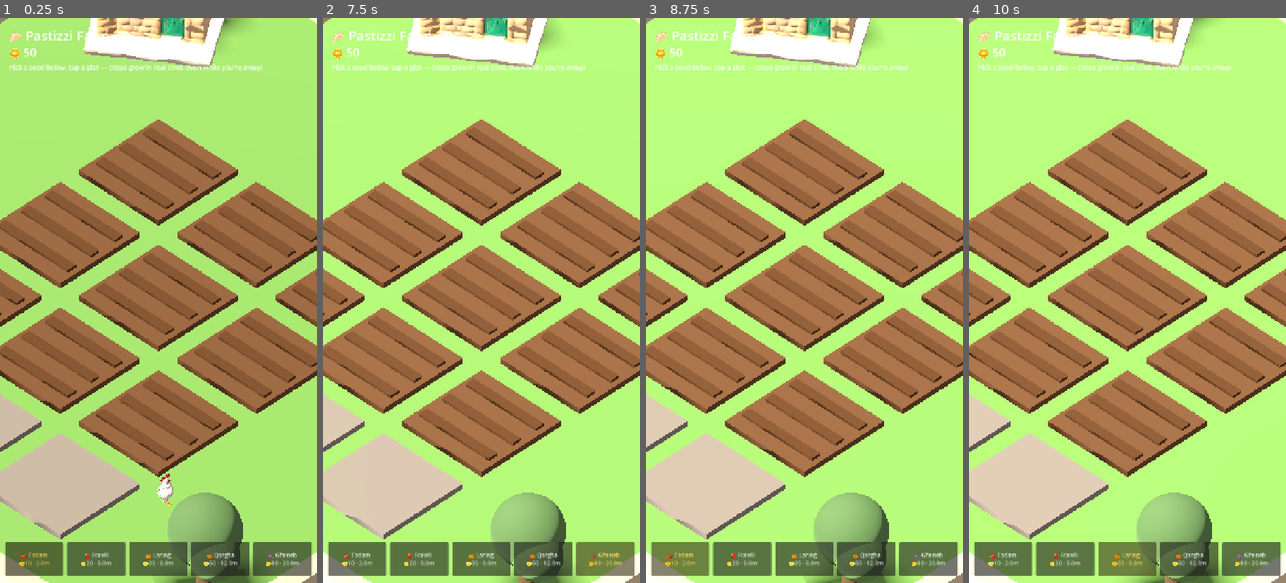
Above: before the commit, frames 1-4 (left to right).
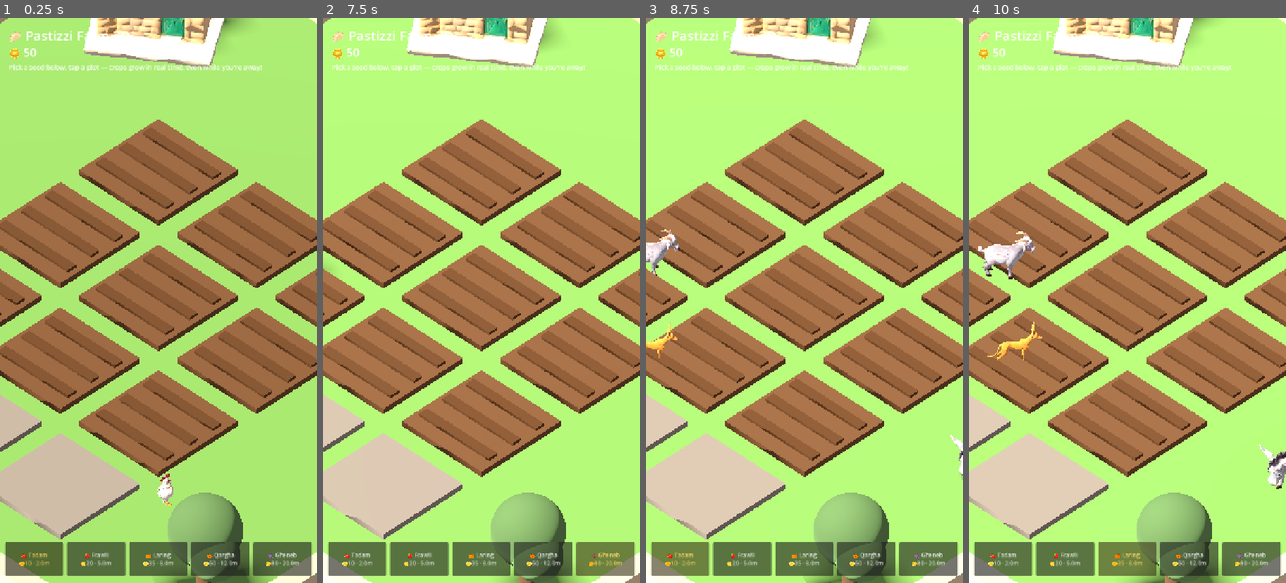
Above: after the commit, the same moments.

Repository: terencecamilleripesci/PastizziFarm3D
Game: Godot game, scene res://farm.tscn
Same seed, same stepped clock (60 frames per second), same inputs: the game is played once before the commit and once after it.
Inputs:
- Up to frame 1 (0.25 s): no input
- Up to frame 2 (7.5 s): click "🍅 Tadam 🪙10 · 2.0m" at 0.5 s; click "🍓 Frawli 🪙20 · 5.0m" at 1.25 s; click "🍊 Larinġ 🪙35 · 8.0m" at 2 s; click "🎃 Qargħa 🪙50 · 12.0m" at 2.75 s; click "🍇 Għeneb 🪙80 · 20.0m" at 3.5 s; click "🍅 Tadam 🪙10 · 2.0m" at 4.25 s; click "🍓 Frawli 🪙20 · 5.0m" at 5 s; click "🍊 Larinġ 🪙35 · 8.0m" at 5.75 s; click "🎃 Qargħa 🪙50 · 12.0m" at 6.5 s; click "🍇 Għeneb 🪙80 · 20.0m" at 7.25 s
- Up to frame 3 (8.75 s): click "🍅 Tadam 🪙10 · 2.0m" at 8 s
- Up to frame 4 (10 s): click "🍓 Frawli 🪙20 · 5.0m" at 8.75 s; click "🍊 Larinġ 🪙35 · 8.0m" at 9.5 s

The runs differ from the first frame. In frame 2, 0.1% of the frame differs, in the area x 0-21%, y 37-45%; in frame 3, 0.7%; in frame 4, 1.2%, in the area x 0-100%, y 37-84%.

Commit message:
v0.8: ALL crops are real 3D models (strawberry/orange tree/grapevine join tomato+pumpkin); il-hmar donkey wanders, kelb tal-fenek chases the chicken; GLB textures compressed 32MB->4.3MB (pck 64->18MB)
Co-Authored-By: Claude Fable 5 <noreply@anthropic.com>
Claude-Session: https://claude.ai/code/session_01Q55X5n8LA6xgNosSpJws7r

Diff:
--- a/source/farm.gd
+++ b/source/farm.gd
@@ -5,10 +5,10 @@
 
 const CROPS := [
 	{ "id": "tadam",  "name": "Tadam",  "e": "🍅", "color": Color(0.86, 0.22, 0.16), "mins": 2.0,  "seed": 10, "pay": 25, "model": "res://assets/tomato.glb", "h": 1.7 },
-	{ "id": "frawli", "name": "Frawli", "e": "🍓", "color": Color(0.93, 0.30, 0.44), "mins": 5.0,  "seed": 20, "pay": 55 },
-	{ "id": "laring", "name": "Larinġ", "e": "🍊", "color": Color(0.98, 0.60, 0.12), "mins": 8.0,  "seed": 35, "pay": 95 },
+	{ "id": "frawli", "name": "Frawli", "e": "🍓", "color": Color(0.93, 0.30, 0.44), "mins": 5.0,  "seed": 20, "pay": 55, "model": "res://assets/strawberry.glb", "h": 1.4 },
+	{ "id": "laring", "name": "Larinġ", "e": "🍊", "color": Color(0.98, 0.60, 0.12), "mins": 8.0,  "seed": 35, "pay": 95, "model": "res://assets/orange.glb", "h": 2.6 },
 	{ "id": "qargha", "name": "Qargħa", "e": "🎃", "color": Color(0.90, 0.48, 0.10), "mins": 12.0, "seed": 50, "pay": 150, "model": "res://assets/pumpkin.glb", "h": 1.9 },
-	{ "id": "gheneb", "name": "Għeneb", "e": "🍇", "color": Color(0.48, 0.24, 0.60), "mins": 20.0, "seed": 80, "pay": 260 },
+	{ "id": "gheneb", "name": "Għeneb", "e": "🍇", "color": Color(0.48, 0.24, 0.60), "mins": 20.0, "seed": 80, "pay": 260, "model": "res://assets/vine.glb", "h": 2.5 },
 ]
 const SAVE_PATH := "user://farm.json"
 const DAY_SECONDS := 180.0            # full day/night loop = 3 minutes
@@ -26,6 +26,9 @@
 var milks: Array = []
 var ext := 0                          # extra land bought (0..3)
 var clouds: Array = []
+var donkey: Node3D
+var donkey_target := Vector3.ZERO
+var dog: Node3D
 var plots: Array = []                 # { body, crop(int idx|-1), node, stem, fruits, planted(unix) }
 var cam: Camera3D
 var sun: DirectionalLight3D
@@ -242,6 +245,8 @@
 	_pick_seed(0)
 	_build_chicken()
 	_build_goat()
+	_build_donkey()
+	_build_dog()
 	_update_coins()
 
 func _pick_seed(i: int) -> void:
@@ -560,6 +565,44 @@
 		milks.append(body)
 		hint_label.text = "🥛 Il-mogħża left milk — tap it!"
 
+# ---------- il-ħmar & il-kelb tal-fenek ----------
+func _build_donkey() -> void:
+	donkey = Node3D.new()
+	add_child(donkey)
+	var m := _model("res://assets/donkey.glb", 1.8)
+	if m:
+		donkey.add_child(m)
+	donkey.position = Vector3(9, 0, -3)
+	donkey_target = donkey.position
+
+func _build_dog() -> void:
+	dog = Node3D.new()
+	add_child(dog)
+	var m := _model("res://assets/dog.glb", 1.4)
+	if m:
+		dog.add_child(m)
+	dog.position = Vector3(-9, 0, 9)
+
+func _donkey_process(delta: float) -> void:
+	if donkey.position.distance_to(donkey_target) < 0.3:
+		donkey_target = _roam_spot()
+	else:
+		var dir := (donkey_target - donkey.position).normalized()
+		donkey.position += dir * delta * 0.55
+		donkey.position.y = abs(sin(Time.get_ticks_msec() / 170.0)) * 0.05
+		donkey.look_at(donkey.position + dir)
+		donkey.rotate_y(PI)
+
+func _dog_process(delta: float) -> void:
+	# the kelb tal-fenek playfully chases the chicken (never quite catches her)
+	var to_chick := chicken.position - dog.position
+	if to_chick.length() > 2.2:
+		var dir := to_chick.normalized()
+		dog.position += dir * delta * 1.0
+		dog.position.y = abs(sin(Time.get_ticks_msec() / 80.0)) * 0.12
+		dog.look_at(dog.position + dir)
+		dog.rotate_y(PI)
+
 # ---------- live growth + day/night ----------
 func _process(delta: float) -> void:
 	for p in plots:
@@ -595,6 +638,8 @@
 					p.mark.position.y = p.body.position.y + 2.2 + sin(Time.get_ticks_msec() / 250.0) * 0.15
 	_chicken_process(delta)
 	_goat_process(delta)
+	_donkey_process(delta)
+	_dog_process(delta)
 	for cl in clouds:
 		cl.position.x += delta * 0.45
 		if cl.position.x > 22:
Binary file changed: source/assets/chicken.glb
Binary file added: source/assets/dog.glb
Binary file added: source/assets/donkey.glb
Binary file changed: source/assets/goat.glb
Binary file changed: source/assets/house.glb
Binary file added: source/assets/orange.glb
Binary file changed: source/assets/pumpkin.glb
Binary file added: source/assets/strawberry.glb
Binary file changed: source/assets/tomato.glb
Binary file added: source/assets/vine.glb
Not shown, changed: index.html
Not shown, changed: index.pck
